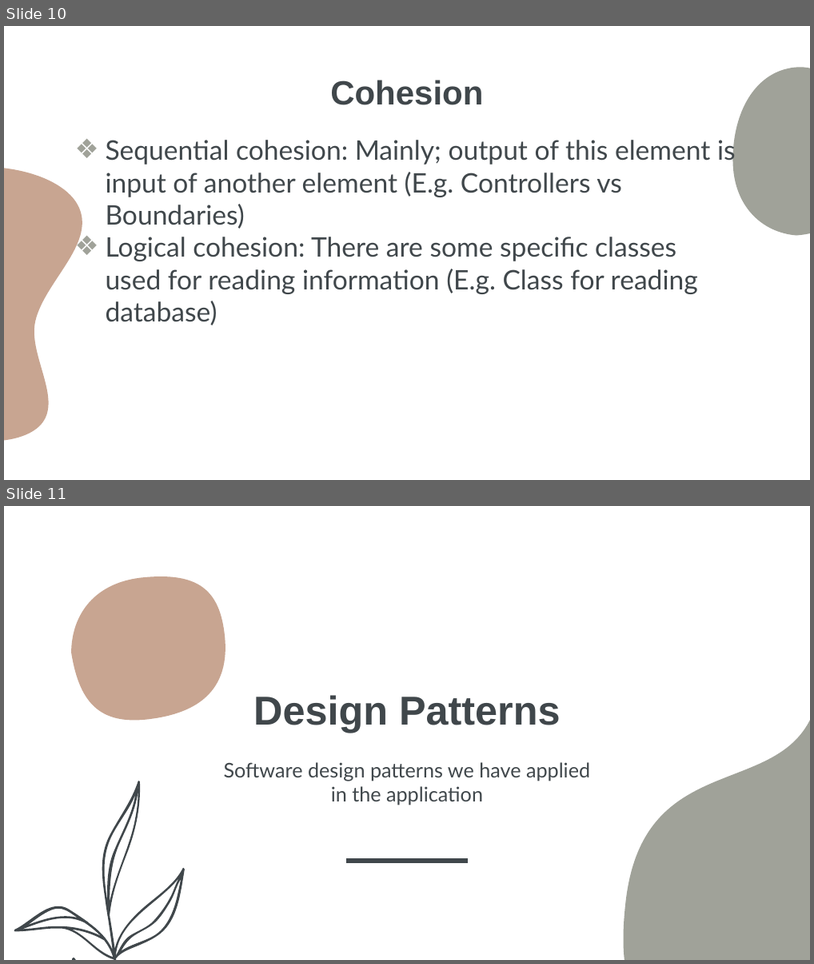
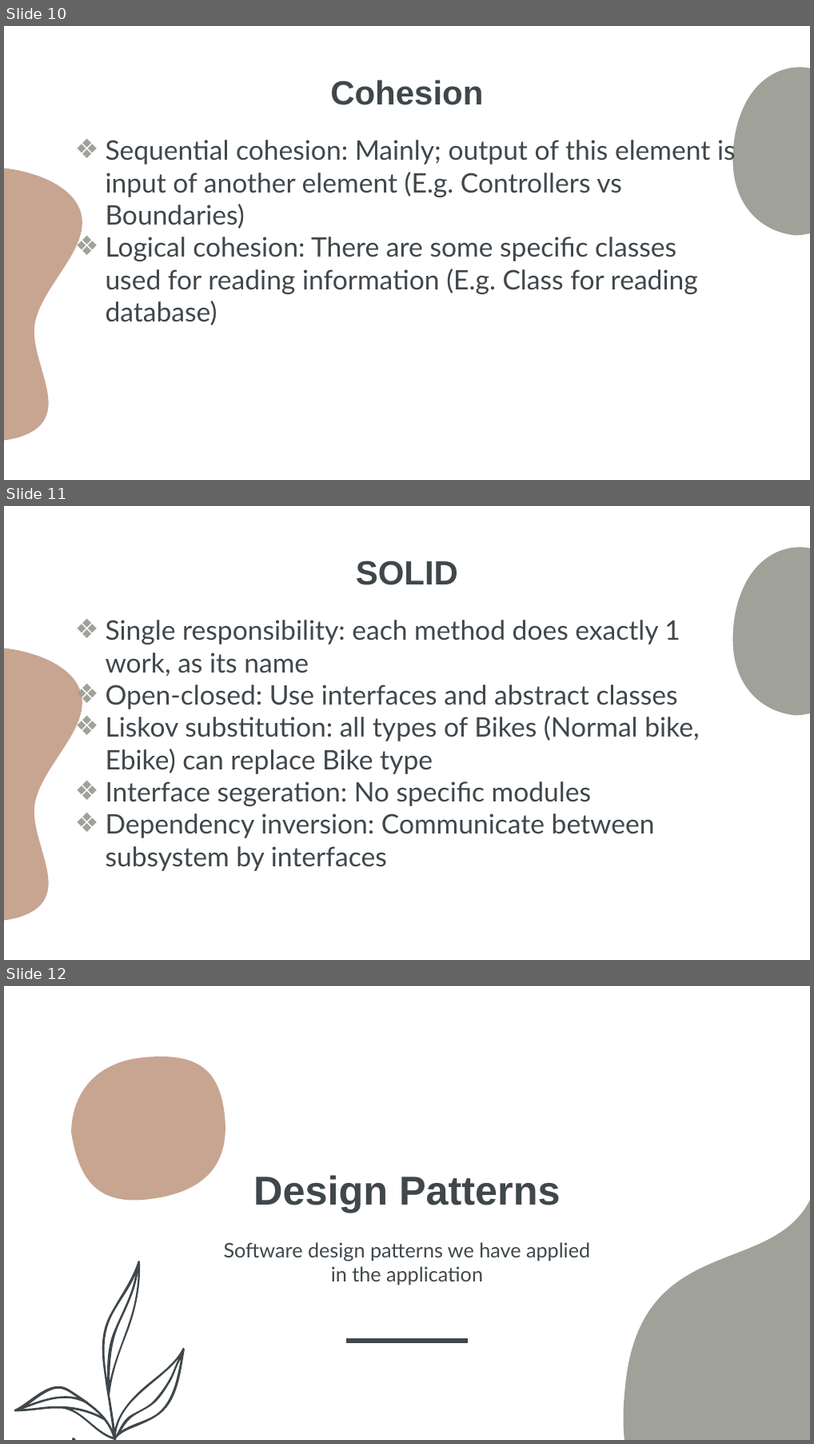
Before and after one commit to ntmchau2202/ISD.ICT.20211-06, a slide deck: reports/Presentation.pptx. Shown one above the other, each under a label of ours: slides 10 and 11 before the commit, slides 10, 11 and 12 after it. The pictures are 814x964 and 814x1444 pixels, drawn with LibreOffice and Linux fonts; fonts in the diff are those of the drawing. Boxes give left, top, right and bottom in pixels: in the first picture for what was removed or moved away, otherwise in the second. Text is boxed around its words. In the diff, an @@ line names an element or a change of style, - is before the commit and + after.

Commit message:
Adjust slides and some addtional classes

```diff
--- a/reports/Presentation.pptx
+++ b/reports/Presentation.pptx
@@ slide 11 added at [4,506,810,960], background #FFFFFF; not listed: 2 template elements that a slide beside it also shows @@
@@ title added at [356,560,458,585], 30 pt, text #40474B, bold @@
+SOLID
@@ subtitle added at [106,620,699,871], 24 pt, text #40474B @@
+❖ Single responsibility: each method does exactly 1 work, as its name
+❖ Open-closed: Use interfaces and abstract classes
+❖ Liskov substitution: all types of Bikes (Normal bike, Ebike) can replace Bike type
+❖ Interface segeration: No specific modules
+❖ Dependency inversion: Communicate between subsystem by interfaces
@@ what was slide 11 is now slide 12 @@
```
Also in this commit, not shown: 5 slides changed, 2 other slides added, 1 slide removed, 3 other files.
